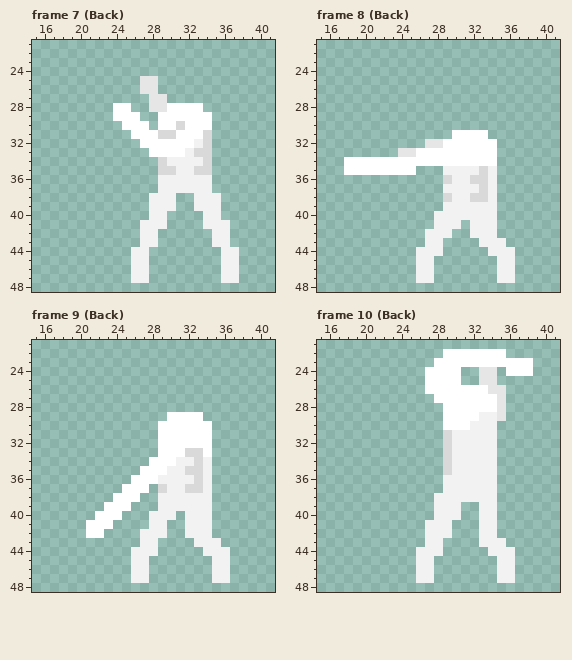
Two states of a pixel-art file, Assets/Art/Characters/Player/Sword_Attack/Player_Sword_Attack_Left.aseprite. Above is the file before it was changed.
64x64 pixels, 18 frames. Shown: frame 7 (Back): x 15..41, y 21..48; frame 8 (Back): x 15..41, y 21..48; frame 9 (Back): x 15..41, y 21..48; frame 10 (Back): x 15..41, y 21..48. The commit also changed other frames, which this record leaves out.
Once edited:
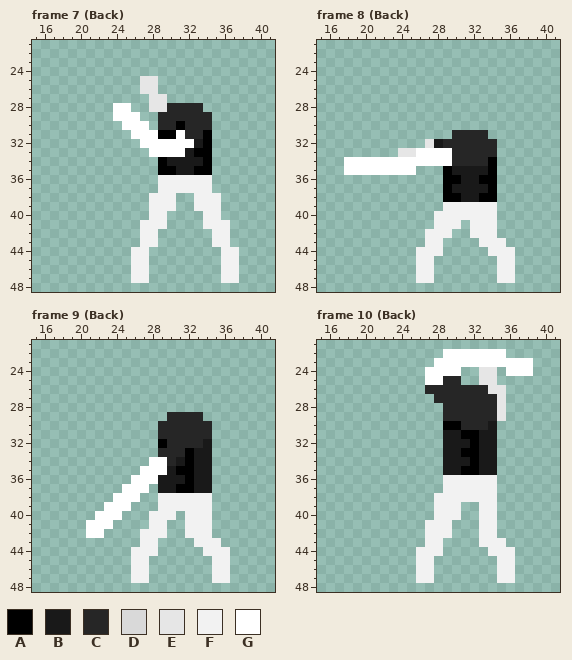
Palette (. is transparent): A #000000  B #191919  C #262626  D #d9d9d9  E #e6e6e6  F #f2f2f2  G #ffffff
Commit: Sword Attack Equipment Front Anims
Edits made:
layer "Chest/Short" added
Frame 7 (Back), layer "Chest/Short":
The edit turns colour D into colour A in row 30 at x 31; in row 31 at x 29 to 30 and 34; in row 32 at x 34; in row 33 at x 33 to 34; in row 34 at x 29 and 34; in row 35 at x 29 to 30 and 33 to 34.
The edit turns colour F into colour B in row 32 at x 33; in row 33 at x 32; in row 34 at x 30 to 33; in row 35 at x 31 to 32.
The edit turns colour G into colour C in row 28 at x 30 to 33; in row 29 at x 29 to 34; in row 30 at x 29 to 30 and 32 to 34; in row 31 at x 32 to 33.
Frame 8 (Back), layer "Chest/Short":
The edit turns colour D into colour A in row 36 at x 29 and 33; in row 38 at x 29 and 33.
The edit turns colour F into colour A in row 35 at x 29 and 34; in row 36 at x 30 and 34; in row 37 at x 29 and 34; in row 38 at x 30 and 34.
The edit turns colour G into colour A in row 34 at x 34.
The edit turns colour D into colour B in row 35 at x 33; in row 36 at x 32; in row 37 at x 33; in row 38 at x 32.
The edit turns colour E into colour B in row 32 at x 28.
The edit turns colour F into colour B in row 35 at x 30 to 32; in row 36 at x 31; in row 37 at x 30 to 32; in row 38 at x 31.
The edit turns colour G into colour C in row 31 at x 30 to 33; in row 32 at x 29 to 34; in row 33 at x 30 to 34; in row 34 at x 30 to 33.
Frame 9 (Back), layer "Chest/Short":
The edit turns colour D into colour A in row 33 at x 32; in row 35 at x 32; in row 37 at x 32.
The edit turns colour F into colour A in row 34 at x 32; in row 35 at x 31; in row 36 at x 32; in row 37 at x 31.
The edit turns colour G into colour A in row 32 at x 29.
The edit turns colour D into colour B in rows 33 to 36 at x 33; in row 37 at x 29 and 33.
The edit turns colour F into colour B in row 34 at x 31 and 34; in row 35 at x 30 and 34; in row 36 at x 29 to 31 and 34; in row 37 at x 30 and 34.
The edit turns colour G into colour B in rows 32 to 33 at x 34.
The edit turns colour G into colour C in row 29 at x 30 to 33; in rows 30 to 31 at x 29 to 34; in row 32 at x 30 to 33; in row 33 at x 29 to 31; in row 34 at x 30.
Frame 10 (Back), layer "Chest/Short":
The edit turns colour F into colour A in row 31 at x 31 to 32; in row 32 at x 32; in row 33 at x 31 to 32; in row 34 at x 32; in row 35 at x 31 to 32.
The edit turns colour G into colour A in row 30 at x 29 to 30.
The edit turns colour D into colour B in rows 31 to 35 at x 29.
The edit turns colour F into colour B in row 30 at x 34; in row 31 at x 30 and 33 to 34; in row 32 at x 30 to 31 and 33 to 34; in row 33 at x 30 and 33 to 34; in row 34 at x 30 to 31 and 33 to 34; in row 35 at x 30 and 33 to 34.
The edit turns colour F into colour C in row 29 at x 33 to 34; in row 30 at x 32 to 33.
The edit turns colour G into colour C in row 25 at x 29 to 30; in row 26 at x 27 to 33; in row 27 at x 28 to 34; in row 28 at x 29 to 34; in row 29 at x 29 to 32; in row 30 at x 31.
Where, in picture pixels (left, top, right, bottom), the same in both pictures:
changed: (158, 103, 212, 175)
changed: (434, 130, 497, 202)
changed: (158, 412, 212, 493)
changed: (425, 376, 497, 475)
